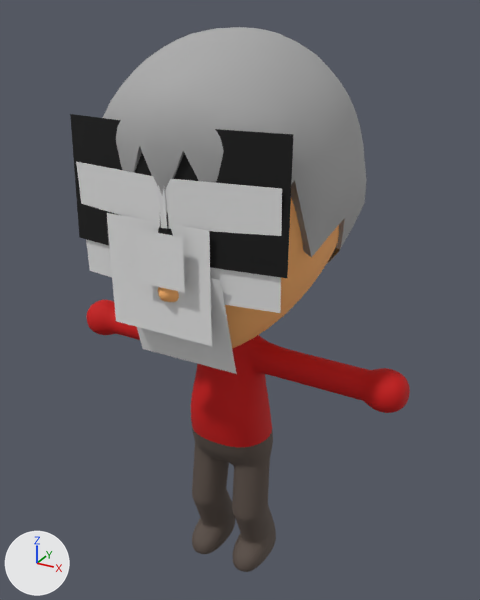
The FBX model Assets/Characters/Mii.fbx as it was, and as the next commit left it.
Both versions are drawn from a camera (50 mm lens) standing at (0.889, -1.559, 1.723) and looking at (-0.012, 0.078, 0.904). The axes (+X, +Y, +Z) are drawn at lower left. The lights are the same throughout. The older version comes first. Where no turn or scale is listed for an object, it has been applied to the vertices. Vertices at exactly the same position are counted once.

Names of what the first picture shows: 'glasses'.
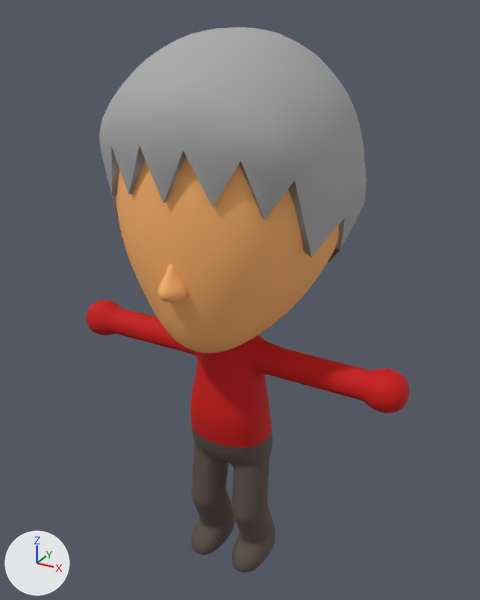
Where the newer file only moved an object's origin or applied its transform, the numbers keep the older frame.

The change, as a diff of the scene's bpy script:
```diff
--- a/Assets/Characters/Mii.fbx.py
+++ b/Assets/Characters/Mii.fbx.py
@@ me_plane_014 @@
 # used by ob_glasses; location = (0.0, -0.343, 1.171)
-me_plane_014.from_pydata(...)  # 7156 vertices, 7158 faces; spans x -0.55..0.55, y 0.0..0.79, z -1.17..0.51
+me_plane_014.from_pydata(...)  # 7120 vertices, 7149 faces; spans x -0.55..0.55, y 0.0..0.79, z -1.17..0.51
+# me_plane_014 part 1: 9 loose pieces with 36 vertices, spanning x -0.31..0.31, y 0.0..0.11, z -0.32..0.31, are deleted
+# me_plane_014 part 2: 96 vertices moved within x -0.53..0.53, y 0.3..0.38, z -0.44..-0.29; 93 vertices removed from x -0.53..0.53, y 0.3..0.39, z -0.44..-0.29; 93 vertices added at x -0.53..0.53, y 0.3..0.38, z -0.44..-0.29
+# other edits to the shape of me_plane_014 do not show in these pictures
 me_plane_014.materials.append(mat_none)
@@ me_plane_014 @@
 me_plane_014.materials.append(mat_mii_pants)
-me_plane_014.materials.append(mat_mii_eye)  # white #e7e7e7
-me_plane_014.materials.append(mat_mii_eyebrow)  # black #000000
 me_plane_014.materials.append(mat_mii_skin)
-me_plane_014.materials.append(mat_mii_mouth)  # white #e7e7e7
-me_plane_014.materials.append(mat_mii_nose)  # white #e7e7e7
 me_plane_014.materials.append(mat_mii_hair)
```

Pixel boxes [x1, y1, x2, y2] of what changed, in the pictures (480 x 600 px; the box of a moved part takes in the faces that stretch with it):
'glasses', reshaped
    before: [70, 27, 410, 572]
    after: [86, 27, 410, 573]
part 1 of me_plane_014, deleted
    before: [70, 114, 294, 374]
part 2 of me_plane_014, moved or reshaped
    before: [103, 311, 402, 412]
    after: [103, 306, 402, 412]
